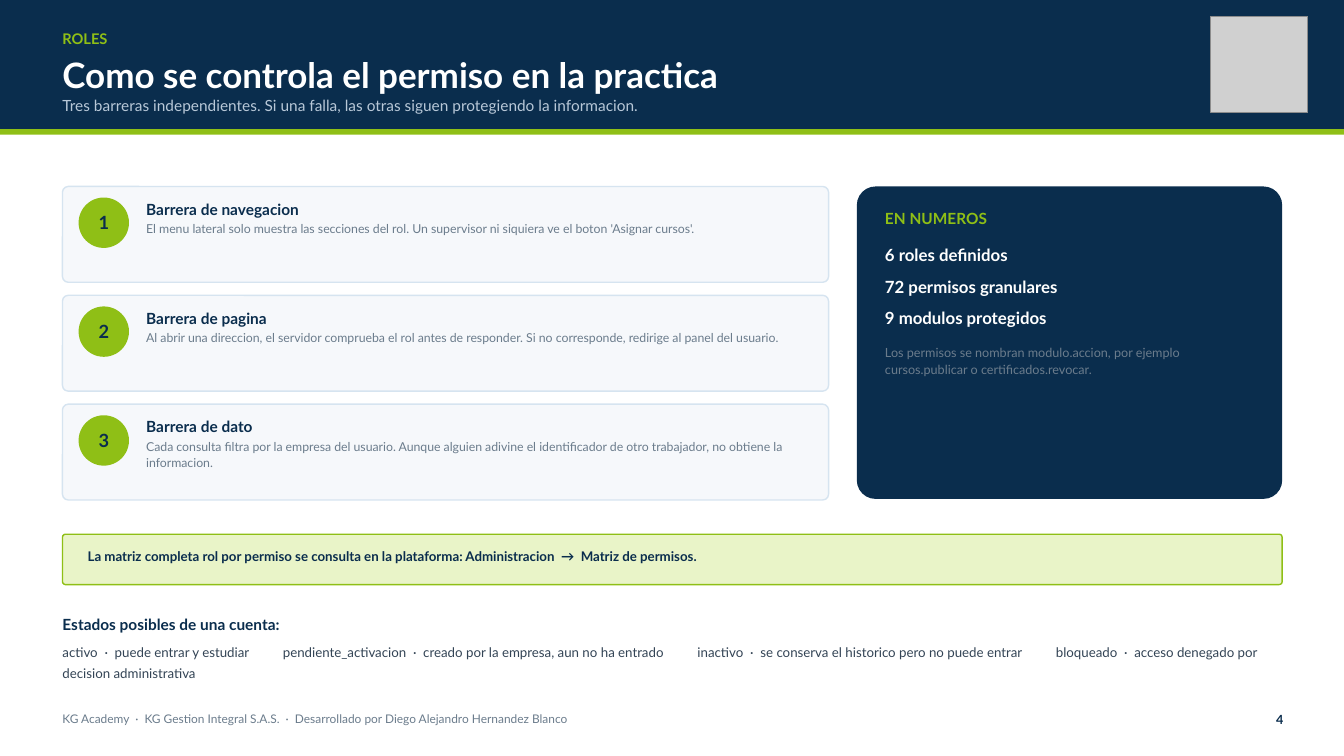
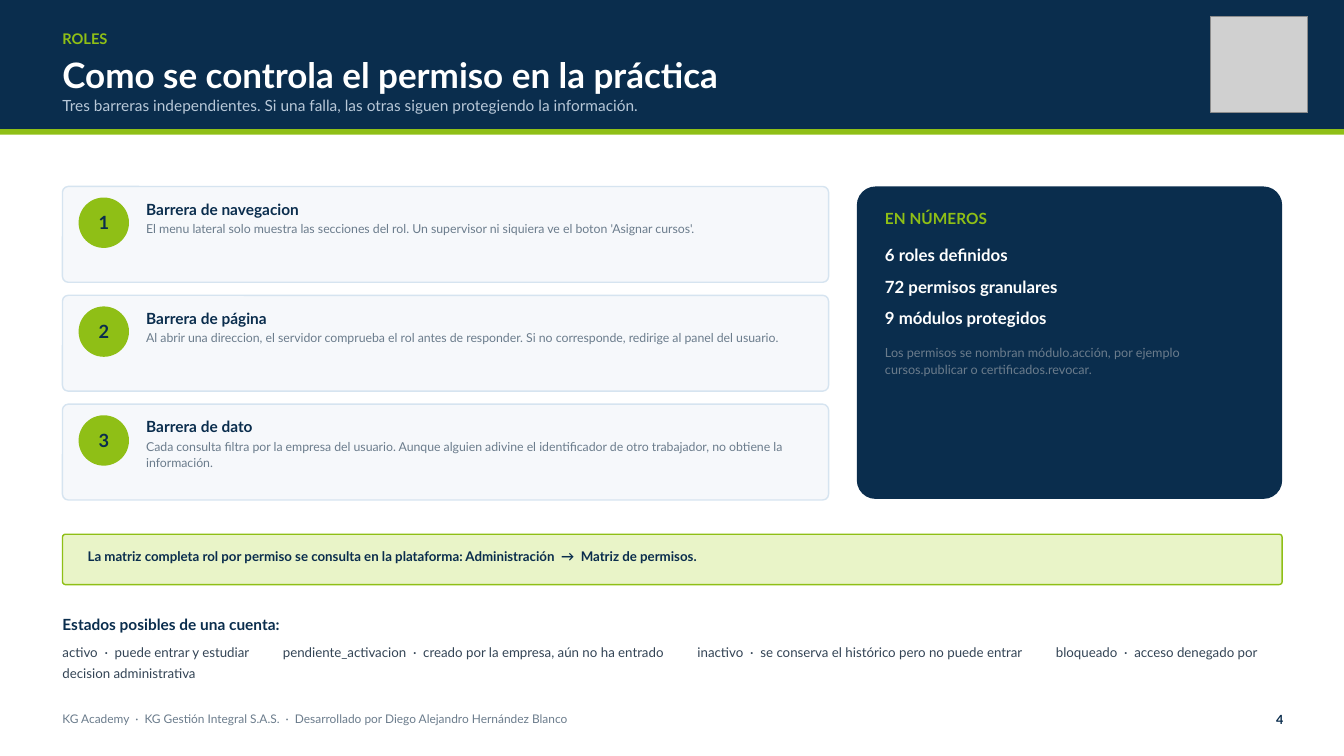
Before and after one commit to DIDAKUS1177/KG-Academy, a slide deck: slide 5 of docs/KG_Academy_Manual_Funcional.pptx. Drawn at 1344x756 pixels with LibreOffice and Linux fonts; fonts in the diff are those of the drawing; grey boxes stand for pictures. Boxes give left, top, right and bottom in pixels: in the first picture for what was removed or moved away, otherwise in the second. Text is boxed around its words. In the diff, an @@ line names an element or a change of style, - is before the commit and + after.

```diff
--- a/docs/KG_Academy_Manual_Funcional.pptx
+++ b/docs/KG_Academy_Manual_Funcional.pptx
@@ text at (62,62,718,114): text changed @@
-Como se controla el permiso en la practica
-Tres barreras independientes. Si una falla, las otras siguen protegiendo la informacion.
+Como se controla el permiso en la práctica
+Tres barreras independientes. Si una falla, las otras siguen protegiendo la información.
@@ text at (885,211,988,224): text changed @@
-EN NUMEROS
+EN NÚMEROS
@@ text at (146,312,267,327): text changed @@
-Barrera de pagina
+Barrera de página
@@ text at (885,311,1180,376): text changed @@
-9 modulos protegidos
-Los permisos se nombran modulo.accion, por ejemplo cursos.publicar o certificados.revocar.
+9 módulos protegidos
+Los permisos se nombran módulo.acción, por ejemplo cursos.publicar o certificados.revocar.
@@ text at (146,442,782,467): text changed @@
-Cada consulta filtra por la empresa del usuario. Aunque alguien adivine el identificador de otro trabajador, no obtiene la informacion.
+Cada consulta filtra por la empresa del usuario. Aunque alguien adivine el identificador de otro trabajador, no obtiene la información.
@@ text at (88,551,696,564): text changed @@
-La matriz completa rol por permiso se consulta en la plataforma: Administracion → Matriz de permisos.
+La matriz completa rol por permiso se consulta en la plataforma: Administración → Matriz de permisos.
@@ text at (62,647,1258,678): text changed @@
-activo · puede entrar y estudiar pendiente_activacion · creado por la empresa, aun no ha entrado inactivo · se conserva el historico pero no puede entrar bloqueado · acceso denegado por decision administrativa
+activo · puede entrar y estudiar pendiente_activacion · creado por la empresa, aún no ha entrado inactivo · se conserva el histórico pero no puede entrar bloqueado · acceso denegado por decision administrativa
@@ text at (62,714,567,725): text changed @@
-KG Academy · KG Gestion Integral S.A.S. · Desarrollado por Diego Alejandro Hernandez Blanco
+KG Academy · KG Gestión Integral S.A.S. · Desarrollado por Diego Alejandro Hernández Blanco
```
Also in this commit, not shown: 21 other slides changed, 9 other files.
